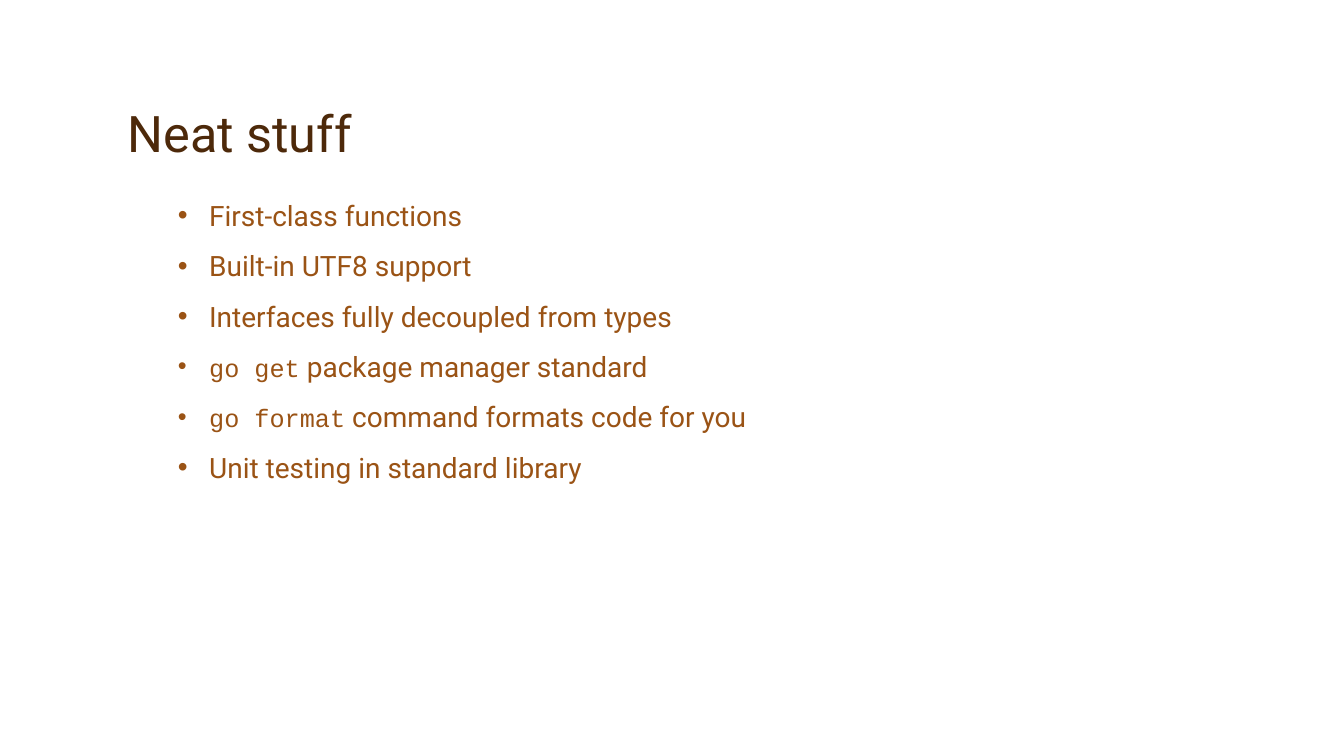
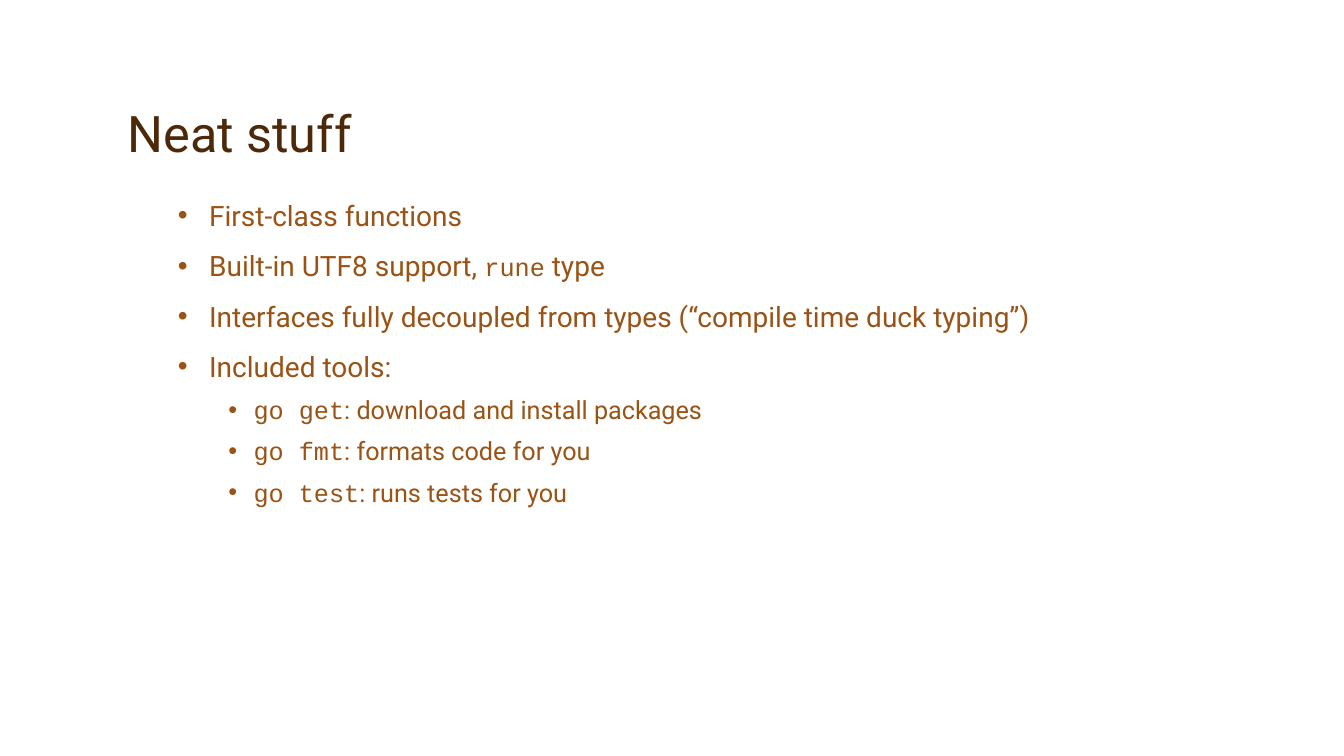
Before and after one commit to jaymcgavren/presentations, a slide deck: slide 35 of go/phillyete/2019/golang_phillyete_2019.pptx (slide 28 before the commit). Drawn at 1344x756 pixels with LibreOffice and Linux fonts; fonts in the diff are those of the drawing; background and template pictures are left out. Boxes give left, top, right and bottom in pixels: in the first picture for what was removed or moved away, otherwise in the second. Text is boxed around its words. In the diff, an @@ line names an element or a change of style, - is before the commit and + after.

```diff
--- a/go/phillyete/2019/golang_phillyete_2019.pptx
+++ b/go/phillyete/2019/golang_phillyete_2019.pptx
@@ text at box(209, 255, 1029, 508): text changed @@
-  • Built-in UTF8 support
-  • Interfaces fully decoupled from types
-  • go get package manager standard
-  • go format command formats code for you
-  • Unit testing in standard library
+  • Built-in UTF8 support, rune type
+  • Interfaces fully decoupled from types (“compile time duck typing”)
+  • Included tools:
+    • go get: download and install packages
+    • go fmt: formats code for you
+    • go test: runs tests for you
```
Also in this commit, not shown: 35 other slides changed, 38 slides added, 32 slides removed.
